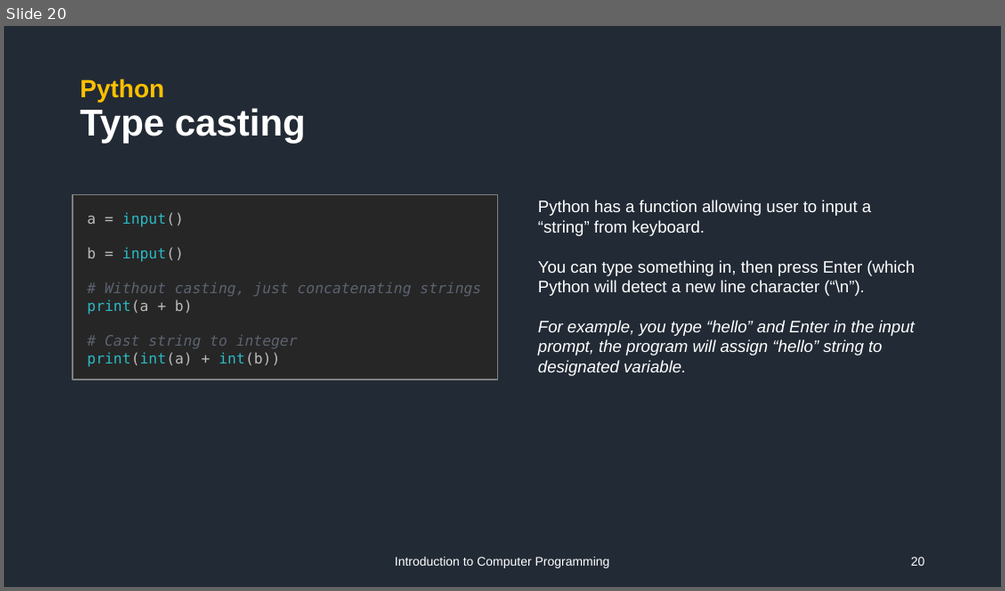
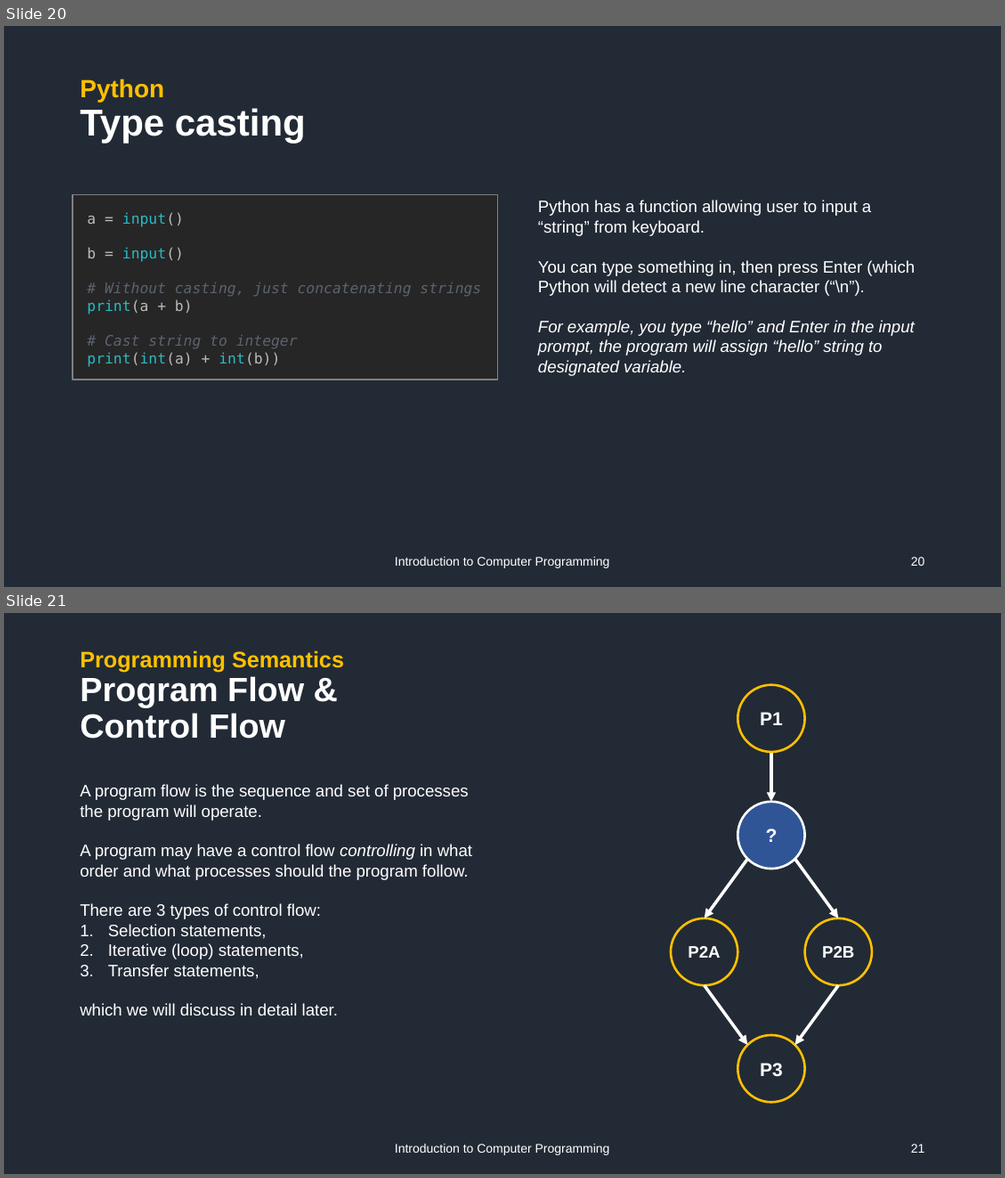
Before and after one commit to vtneil/course-comp101, a slide deck: ppt/Week01_Introduction.pptx. Shown one above the other, each under a label of ours: slide 20 before the commit, slides 20 and 21 after it. The pictures are 1005x591 and 1005x1178 pixels, drawn with LibreOffice and Linux fonts; fonts in the diff are those of the drawing. Boxes give left, top, right and bottom in pixels: in the first picture for what was removed or moved away, otherwise in the second. Text is boxed around its words. In the diff, an @@ line names an element or a change of style, - is before the commit and + after.

```diff
--- a/ppt/Week01_Introduction.pptx
+++ b/ppt/Week01_Introduction.pptx
@@ slide 21 added at (x1=4, y1=613, x2=1001, y2=1174), background #222A35 @@
@@ title added at (x1=80, y1=650, x2=344, y2=738), 32.4 pt, text #FFFFFF, bold @@
+Programming Semantics
+Program Flow &
+Control Flow
@@ text added at (x1=80, y1=784, x2=472, y2=1015), 16 pt, text #FFFFFF @@
+A program flow is the sequence and set of processes the program will operate.
+A program may have a control flow controlling in what order and what processes should the program follow.
+There are 3 types of control flow:
+1. Selection statements,
+2. Iterative (loop) statements,
+3. Transfer statements,
+which we will discuss in detail later.
@@ group added at (x1=671, y1=685, x2=872, y2=1102): 5 arrows, 5 ellipses @@
+P1
+P3
+?
+P2A
+P2B
@@ text added at (x1=395, y1=1143, x2=610, y2=1155), 12 pt, text #FFFFFF @@
+Introduction to Computer Programming
@@ page number added at (x1=911, y1=1143, x2=925, y2=1152), 12 pt, text #FFFFFF @@
+21
```
Also in this commit, not shown: 2 slides changed, 1 other slide added, 1 other file.
